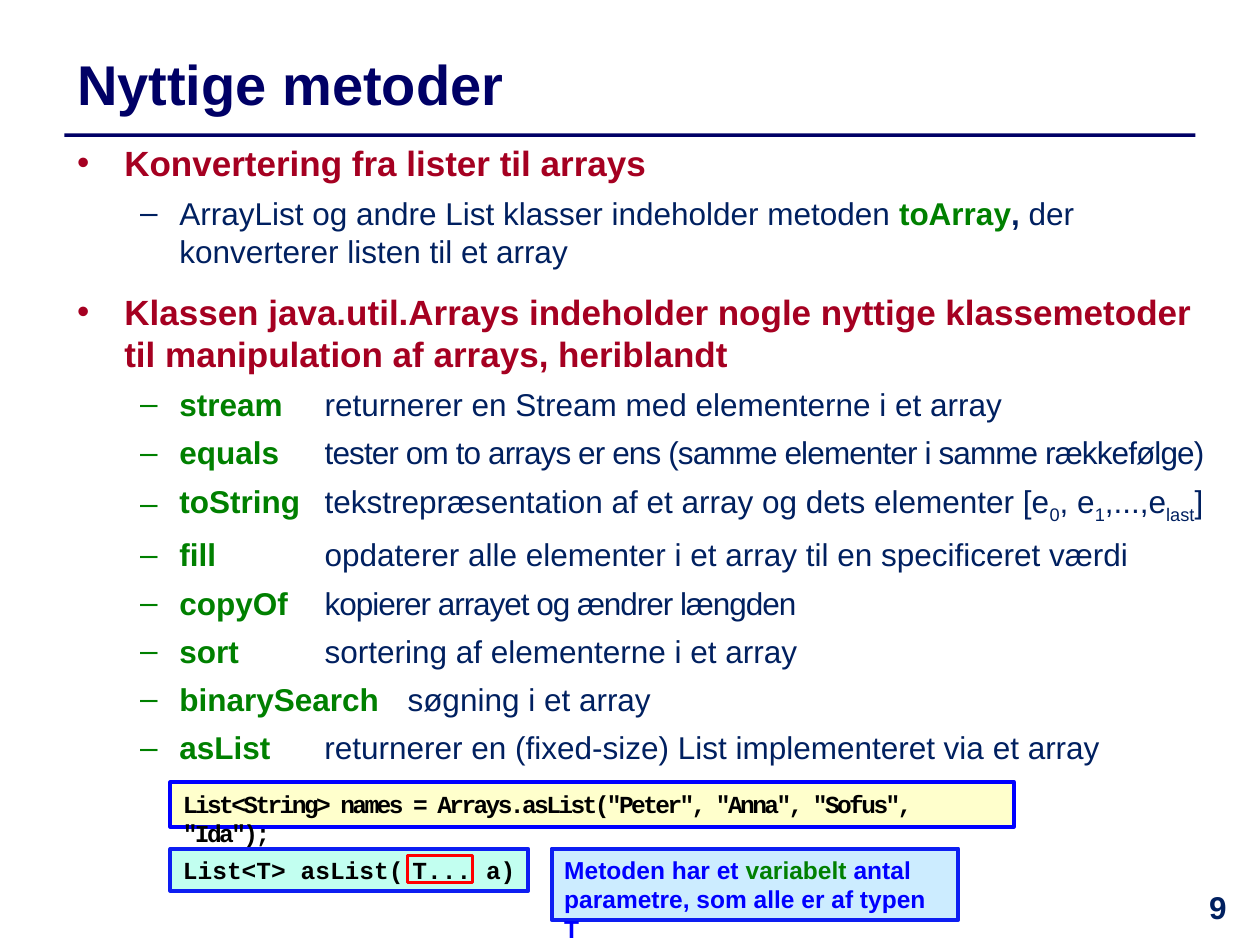
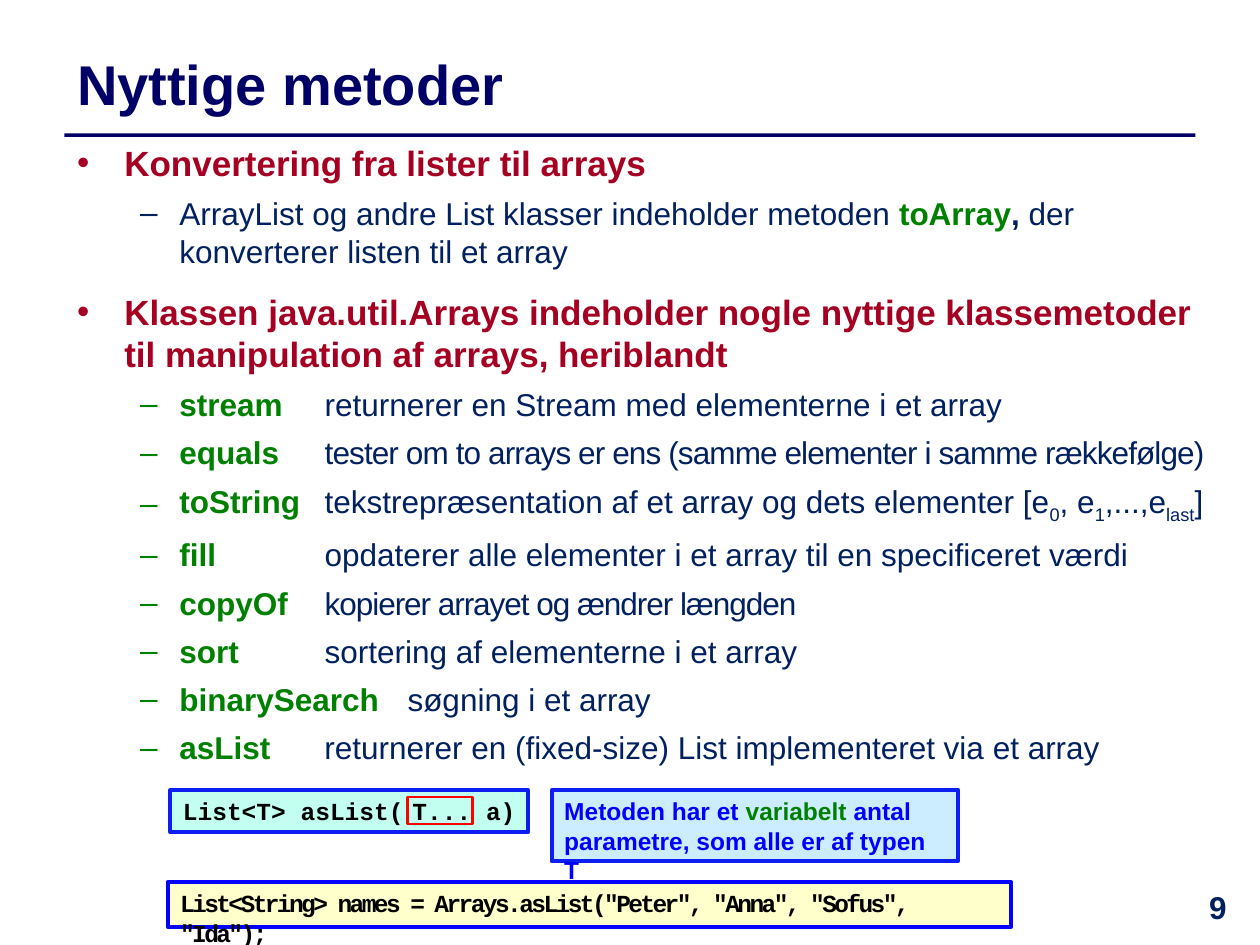
Before and after one commit to IntProgAU/Materiale, a slide deck: slide 9 of web/e21/uge_9/Slides-Uge9.pptx. Drawn at 1260x945 pixels with LibreOffice and Linux fonts; fonts in the diff are those of the drawing. Boxes give left, top, right and bottom in pixels: in the first picture for what was removed or moved away, otherwise in the second. Text is boxed around its words. In the diff, an @@ line names an element or a change of style, - is before the commit and + after.

```diff
--- a/web/e21/uge_9/Slides-Uge9.pptx
+++ b/web/e21/uge_9/Slides-Uge9.pptx
@@ 3 rectangles: place and size @@
-3 rectangles at [170, 849, 959, 921]
+3 rectangles at [170, 790, 959, 862]
@@ rectangle "List<String> names = Arrays.asList("Peter", "Anna", ...": place and size @@
-rectangle "List<String> names = Arrays.asList("Peter", "Anna", ..." at [170, 782, 1013, 828]
+rectangle "List<String> names = Arrays.asList("Peter", "Anna", ..." at [168, 882, 1011, 927]
```
Also in this commit, not shown: 6 other slides changed, 4 other files.
